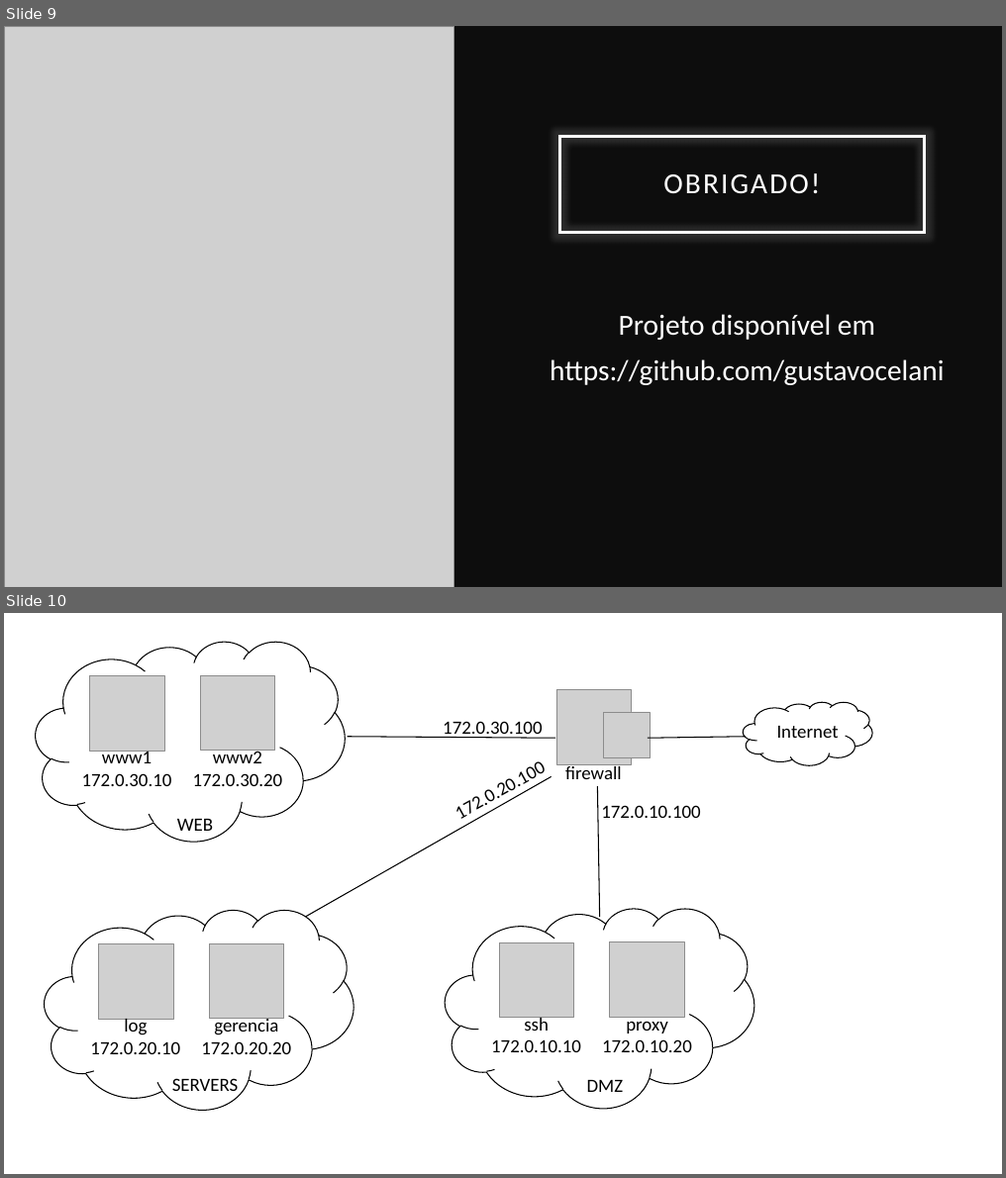
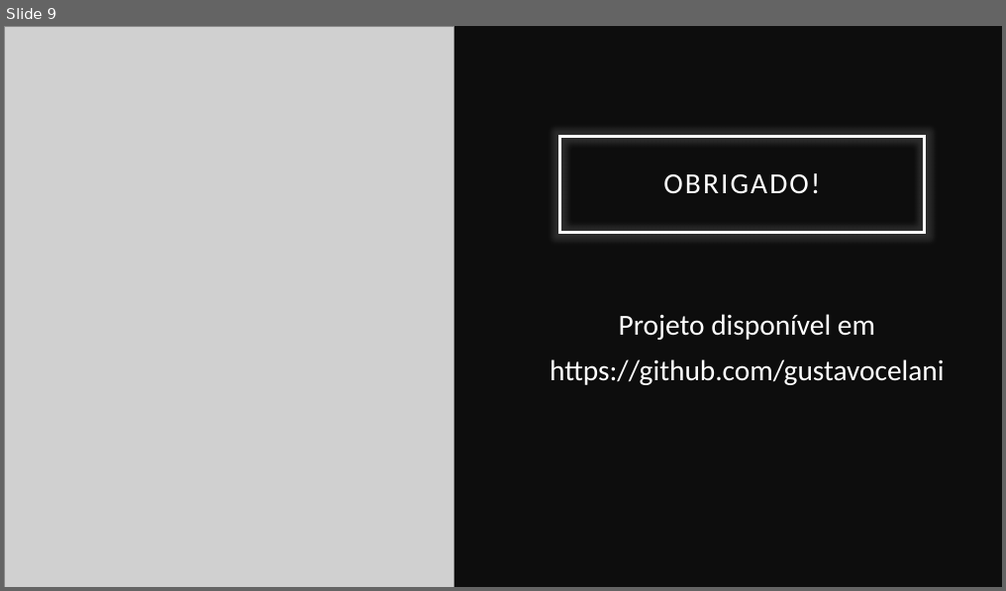
Before and after one commit to gustavocelani/shell_scripts, a slide deck: lxd/monitored_environment/doc/Presentation.pptx. Shown one above the other, each under a label of ours: slides 9 and 10 before the commit, slide 9 after it. The pictures are 1006x1178 and 1006x591 pixels, drawn with LibreOffice and Linux fonts; fonts in the diff are those of the drawing; grey boxes stand for pictures. Boxes give left, top, right and bottom in pixels: in the first picture for what was removed or moved away, otherwise in the second. Text is boxed around its words. In the diff, an @@ line names an element or a change of style, - is before the commit and + after.

```diff
--- a/lxd/monitored_environment/doc/Presentation.pptx
+++ b/lxd/monitored_environment/doc/Presentation.pptx
@@ slide 10 removed at [4, 613, 1002, 1174], background #FFFFFF @@
@@ cloud removed at [36, 642, 345, 842] @@
@@ picture removed at [90, 676, 165, 751] @@
@@ picture removed at [200, 675, 275, 750] @@
@@ picture removed at [556, 689, 632, 764] @@
@@ text removed at [443, 721, 542, 739] @@
-172.0.30.100
@@ picture removed at [604, 712, 650, 759] @@
@@ cloud removed at [743, 702, 872, 765] @@
@@ text removed at [777, 726, 839, 738] @@
-Internet
@@ text removed at [82, 748, 172, 786] @@
-www1
-172.0.30.10
@@ text removed at [193, 748, 283, 786] @@
-www2
-172.0.30.20
@@ line removed from (348, 737) to (555, 738) @@
@@ line removed from (648, 738) to (746, 737) @@
@@ line removed from (551, 777) to (306, 917) @@
@@ text removed at [484, 789, 497, 811] @@
-172.0.20.100
@@ text removed at [565, 764, 622, 779] @@
-firewall
@@ line removed from (598, 786) to (600, 917) @@
@@ text removed at [177, 819, 213, 831] @@
-WEB
@@ text removed at [601, 805, 700, 818] @@
-172.0.10.100
@@ cloud removed at [445, 909, 754, 1109] @@
@@ cloud removed at [45, 910, 353, 1110] @@
@@ picture removed at [98, 945, 173, 1020] @@
@@ picture removed at [209, 944, 284, 1019] @@
@@ picture removed at [500, 943, 574, 1018] @@
@@ picture removed at [610, 943, 684, 1017] @@
@@ text removed at [90, 1018, 180, 1055] @@
-log
-172.0.20.10
@@ text removed at [201, 1017, 291, 1055] @@
-gerencia
-172.0.20.20
@@ text removed at [491, 1015, 581, 1053] @@
-ssh
-172.0.10.10
@@ text removed at [602, 1015, 692, 1053] @@
-proxy
-172.0.10.20
@@ text removed at [172, 1078, 239, 1097] @@
-SERVERS
@@ text removed at [587, 1080, 624, 1092] @@
-DMZ
```
Also in this commit, not shown: 1 slide changed, 1 other slide removed, 4 other files.
